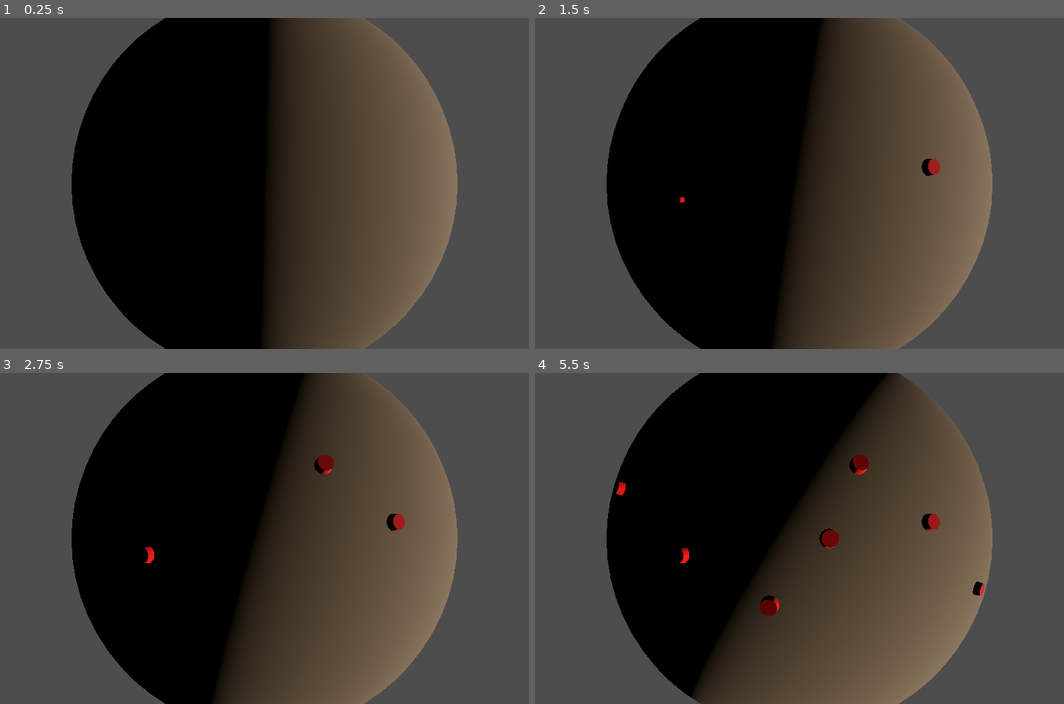
Above: before the commit, frames 1-4 (two rows, left to right).
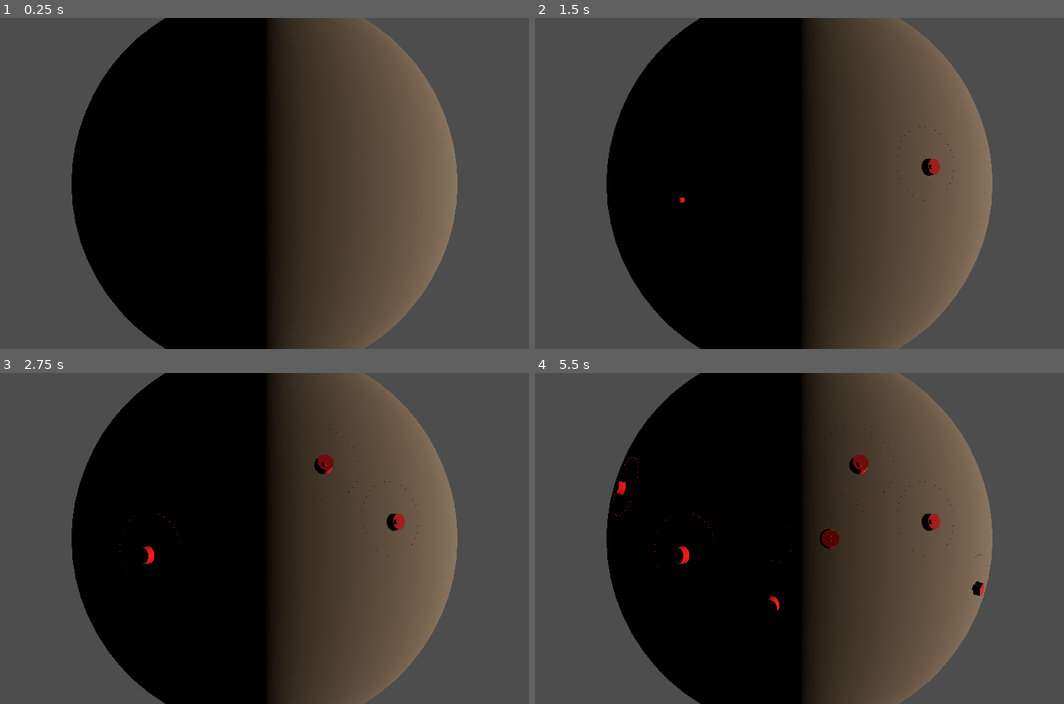
Above: after the commit, the same moments.

Repository: ShadowCurse/gmtk_2024
Game: Godot game, scene res://solar_system.tscn
The game is run twice, just before and just after one commit, with the same random seed, the same clock (stepped at 60 frames per second) and the same inputs.
Inputs (mouse positions are in pixels of both pictures, inside the frame that each line leads up to):
- Up to frame 1 (0.25 s): no input
- Up to frame 2 (1.5 s): tap Enter at 0.5 s; move the mouse to (931, 166) at 0.52 s; hold Right (ui_right) 0.53-1.28 s; tap W (place_hub) at 0.6 s; click (931, 166) at 0.67 s; tap Q (place_resource) at 0.8, 1.35 s; tap Space at 1.25 s; move the mouse to (683, 200) at 1.27 s; hold Down (ui_down) from 1.28 s (still down)
- Up to frame 3 (2.75 s): tap W (place_hub) at 1.55, 2.1 s; tap Enter at 2 s; move the mouse to (322, 465) at 2.02 s; release Down (ui_down) at 2.03 s; hold Right (ui_right) from 2.03 s (still down); tap Q (place_resource) at 2.3 s
- Up to frame 4 (5.5 s): tap Space at 2.75, 4.25 s; move the mouse to (767, 604) at 2.77 s; release Right (ui_right) at 2.78 s; hold Up (ui_up) 2.78-3.53 s; tap Q (place_resource) at 2.85, 3.8, 4.35, 5.3 s; click (767, 604) at 2.92 s; tap W (place_hub) at 3.05, 3.6, 4.55, 5.1 s; tap Enter at 3.5 s; move the mouse to (974, 588) at 3.52 s; hold Left (ui_left) 3.53-5.03 s; move the mouse to (624, 488) at 4.27 s; move the mouse to (831, 538) at 5.02 s; hold Down (ui_down) from 5.03 s (still down); click (831, 538) at 5.17 s

The runs differ from the first frame. In frame 2, 2.2% of the frame differs, in the area x 27-80%, y 0-100%; in frame 3, 5.9%; in frame 4, 17%, in the area x 14-86%, y 0-100%.

Commit message:
add border around hubs on spawn

Diff:
--- a/hub.gd
+++ b/hub.gd
@@ -1,5 +1,9 @@
 extends Node3D
 class_name ResourceHub
+
+@export var border_element_scene: PackedScene
+@export var border_angle: float = PI / 32.0
+@export var border_elements: int = 32
 
 @onready var mesh_instance_3d = $MeshInstance3D
 
@@ -11,13 +15,29 @@
 
 @export var type: Type = Type.Red
 
-# Called when the node enters the scene tree for the first time.
 func _ready():
-    match type:
-        Type.Red: mesh_instance_3d.get_surface_override_material(0).albedo_color = Color.RED
-        Type.Green: mesh_instance_3d.get_surface_override_material(0).albedo_color = Color.GREEN
-        Type.Blue: mesh_instance_3d.get_surface_override_material(0).albedo_color = Color.BLUE
+    var color = self.type_to_color(self.type)
+    mesh_instance_3d.get_surface_override_material(0).albedo_color = color
 
-# Called every frame. 'delta' is the elapsed time since the previous frame.
 func _process(delta):
     pass
+
+func type_to_color(t: Type) -> Color:
+    match t:
+        Type.Red: return Color.RED
+        Type.Green: return  Color.GREEN
+        Type.Blue: return  Color.BLUE
+    return Color.WHITE
+
+func create_border():
+    var to_self = self.position.normalized()
+    var right = Vector3.UP.cross(to_self).normalized()
+    var first_border_element_position = self.position.rotated(right, self.border_angle)
+    var color = self.type_to_color(self.type)
+    var angle = 2 * PI / self.border_elements
+    for i in range(self.border_elements):
+        var p = first_border_element_position.rotated(to_self, angle * i)
+        var e: ResourceHubBorderElement = self.border_element_scene.instantiate()
+        e.position = self.to_local(p)
+        e.color = color
+        self.add_child(e)
--- a/hub.tscn
+++ b/hub.tscn
@@ -1,6 +1,7 @@
-[gd_scene load_steps=4 format=3 uid="uid://c1c8vwy6pw21f"]
+[gd_scene load_steps=6 format=3 uid="uid://c1c8vwy6pw21f"]
 
 [ext_resource type="Script" path="res://hub.gd" id="1_5l4hg"]
+[ext_resource type="PackedScene" uid="uid://dlret3kv42ew5" path="res://hub_border_element.tscn" id="2_ofqwb"]
 
 [sub_resource type="CylinderMesh" id="CylinderMesh_sjeqg"]
 top_radius = 2.0
@@ -9,9 +10,16 @@
 
 [sub_resource type="StandardMaterial3D" id="StandardMaterial3D_eh3hh"]
 
-[node name="hub" type="Node3D"]
+[sub_resource type="CylinderShape3D" id="CylinderShape3D_a6hrk"]
+radius = 2.5
+
+[node name="hub" type="StaticBody3D"]
 script = ExtResource("1_5l4hg")
+border_element_scene = ExtResource("2_ofqwb")
 
 [node name="MeshInstance3D" type="MeshInstance3D" parent="."]
 mesh = SubResource("CylinderMesh_sjeqg")
 surface_material_override/0 = SubResource("StandardMaterial3D_eh3hh")
+
+[node name="CollisionShape3D" type="CollisionShape3D" parent="."]
+shape = SubResource("CylinderShape3D_a6hrk")
--- /dev/null
+++ b/hub_border_element.gd
@@ -0,0 +1,9 @@
+extends Node3D
+class_name ResourceHubBorderElement
+
+@onready var mesh_instance_3d = $MeshInstance3D
+
+var color: Color
+
+func _ready():
+	self.mesh_instance_3d.get_surface_override_material(0).albedo_color = self.color
--- /dev/null
+++ b/hub_border_element.tscn
@@ -0,0 +1,16 @@
+[gd_scene load_steps=4 format=3 uid="uid://dlret3kv42ew5"]
+
+[ext_resource type="Script" path="res://hub_border_element.gd" id="1_f311r"]
+
+[sub_resource type="SphereMesh" id="SphereMesh_2w75g"]
+radius = 0.1
+height = 0.2
+
+[sub_resource type="StandardMaterial3D" id="StandardMaterial3D_kydck"]
+
+[node name="hub_border_element" type="Node3D"]
+script = ExtResource("1_f311r")
+
+[node name="MeshInstance3D" type="MeshInstance3D" parent="."]
+mesh = SubResource("SphereMesh_2w75g")
+surface_material_override/0 = SubResource("StandardMaterial3D_kydck")
--- a/planet.gd
+++ b/planet.gd
@@ -4,7 +4,7 @@
 @export var resource_point_scene: PackedScene
 @export var resource_hub_scene: PackedScene
 
-@export var axis_rotation_speed: float = 0.1
+@export var axis_rotation_speed: float = 0.0
 @export var camera_speed: float = 0.001
 @export var camera_follow_speed: float = 40.0
 @export var camera_zoom_speed: float = 5.0
@@ -26,10 +26,11 @@
 var selection_point_position: Vector3
 var selection_point_normal: Vector3
 
-# Called when the node enters the scene tree for the first time.
+var resource_points: Array[ResourcePoint]
+var resource_hubs: Array[ResourceHub]
+
 func _ready():
     pass # Replace with function body.
-
 
 func _physics_process(_delta):
     var space_state = get_world_3d().direct_space_state
@@ -48,7 +49,6 @@
     else:
         self.selection_point_selected = false
 
-# Called every frame. 'delta' is the elapsed time since the previous frame.
 func _process(delta):
     self.rotate_y(self.axis_rotation_speed * delta)
 
@@ -77,12 +77,15 @@
             resource_point.position = local_position
             resource_point.rotation = local_rotation
             self.add_child(resource_point)
+            self.resource_points.append(resource_point)
 
         if Input.is_action_just_pressed("place_hub"):
             var resource_hub: ResourceHub = self.resource_hub_scene.instantiate()
             resource_hub.position = local_position
             resource_hub.rotation = local_rotation
             self.add_child(resource_hub)
+            self.resource_hubs.append(resource_hub)
+            resource_hub.create_border()
 
 func _unhandled_input(event)-> void:
     if Input.is_mouse_button_pressed(MOUSE_BUTTON_WHEEL_UP):
--- a/planet.tscn
+++ b/planet.tscn
@@ -15,6 +15,9 @@
 radius = 100.0
 
 [sub_resource type="SphereMesh" id="SphereMesh_j28a2"]
+
+[sub_resource type="SphereShape3D" id="SphereShape3D_1vdt0"]
+radius = 120.0
 
 [node name="planet" type="StaticBody3D"]
 script = ExtResource("1_etj0d")
@@ -34,3 +37,11 @@
 [node name="debug_cursor" type="MeshInstance3D" parent="."]
 transform = Transform3D(0.3, 0, 0, 0, 0.3, 0, 0, 0, 0.3, 0, 0, 0)
 mesh = SubResource("SphereMesh_j28a2")
+
+[node name="Area3D" type="Area3D" parent="."]
+gravity_space_override = 3
+gravity_point = true
+gravity_point_unit_distance = 100.0
+
+[node name="CollisionShape3D" type="CollisionShape3D" parent="Area3D"]
+shape = SubResource("SphereShape3D_1vdt0")
Not shown: 1 places in planet.tscn that only renumber resources
